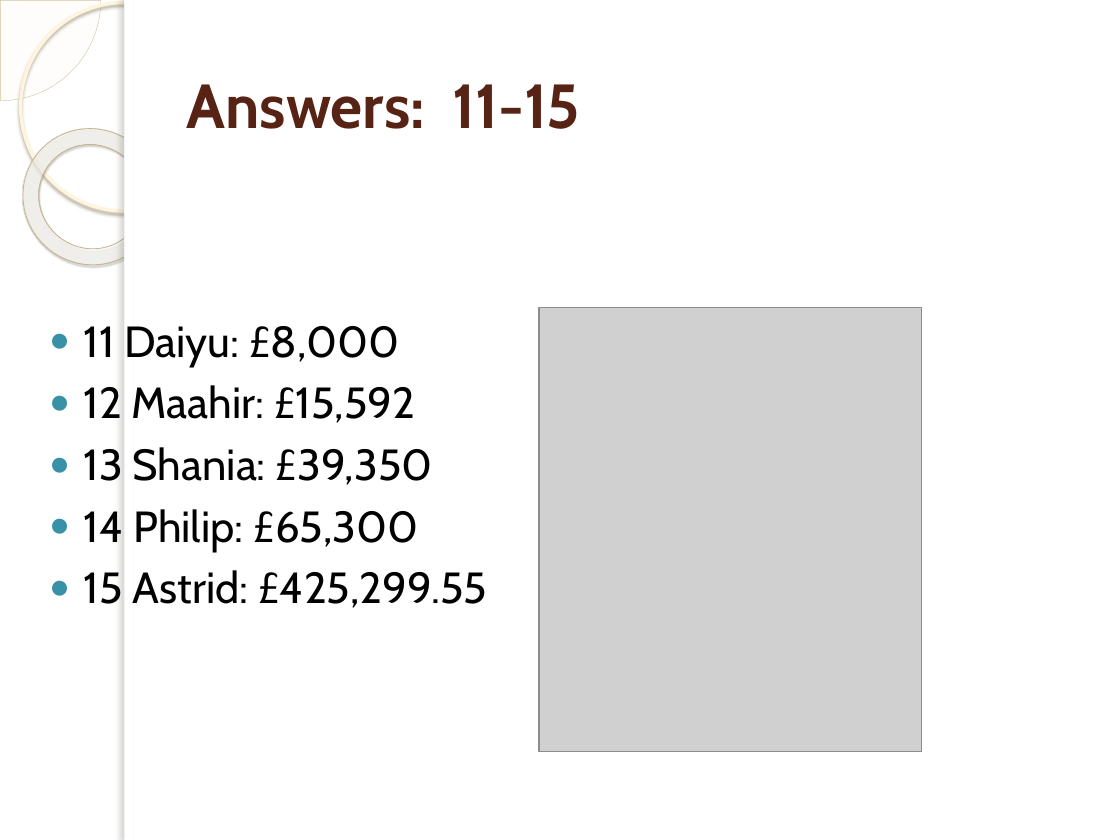
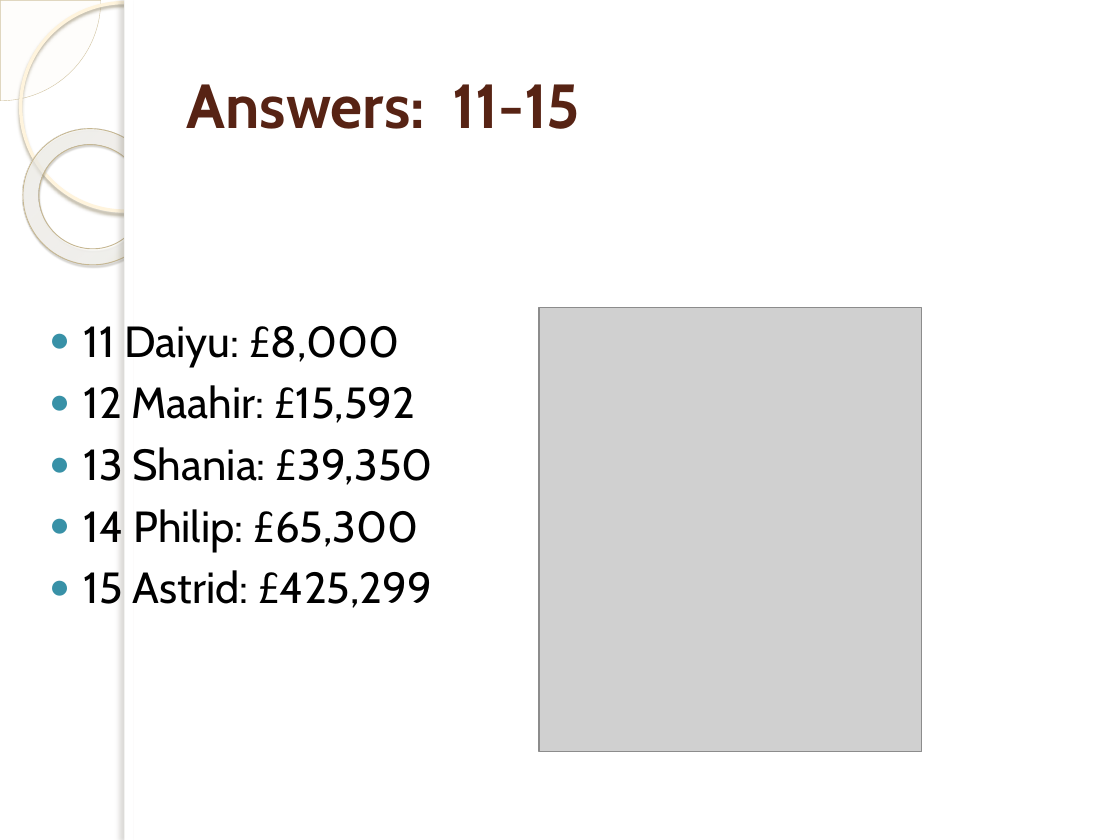
Before and after one commit to paulcockram7/paulcockram7.github.io, a slide deck: slide 3 of 15finance/pics/income tax questions answers.pptx. Drawn at 1120x840 pixels with LibreOffice and Linux fonts; fonts in the diff are those of the drawing; grey boxes stand for pictures; background and template pictures are left out. Boxes give left, top, right and bottom in pixels: in the first picture for what was removed or moved away, otherwise in the second. Text is boxed around its words. In the diff, an @@ line names an element or a change of style, - is before the commit and + after.

```diff
--- a/15finance/pics/income tax questions answers.pptx
+++ b/15finance/pics/income tax questions answers.pptx
@@ text at (84,570,432,608): text changed @@
-● 15 Astrid: £425,299.55
+● 15 Astrid: £425,299
```
Also in this commit, not shown: 1 other slide changed, 4 other files.
